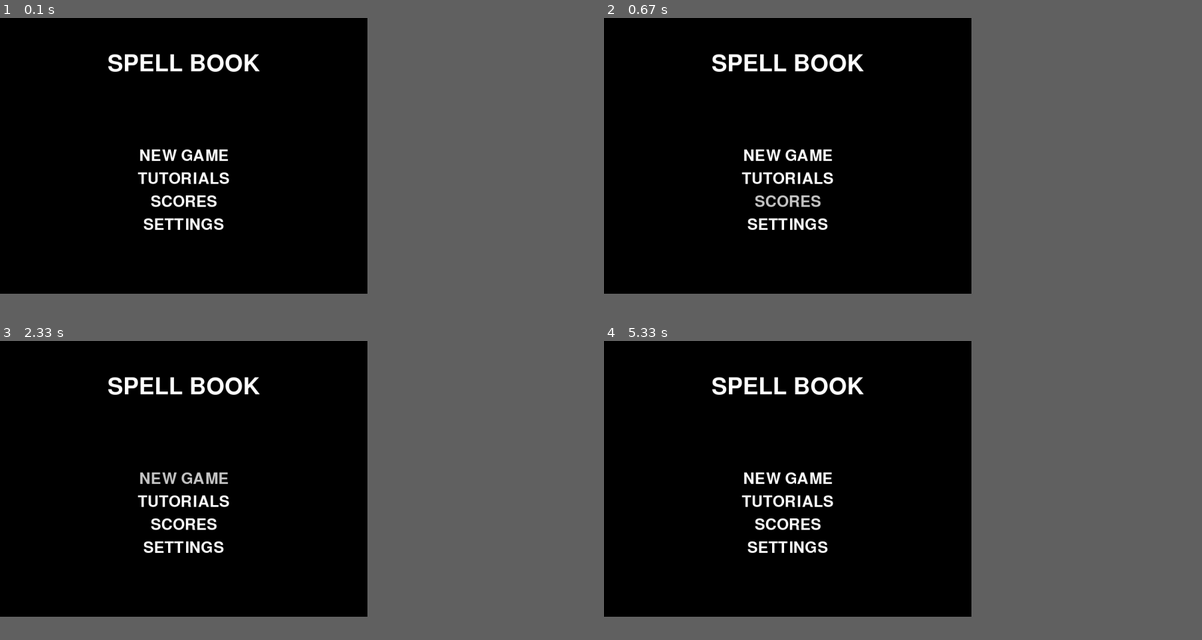
Above: before the commit, frames 1-4 (two rows, left to right).
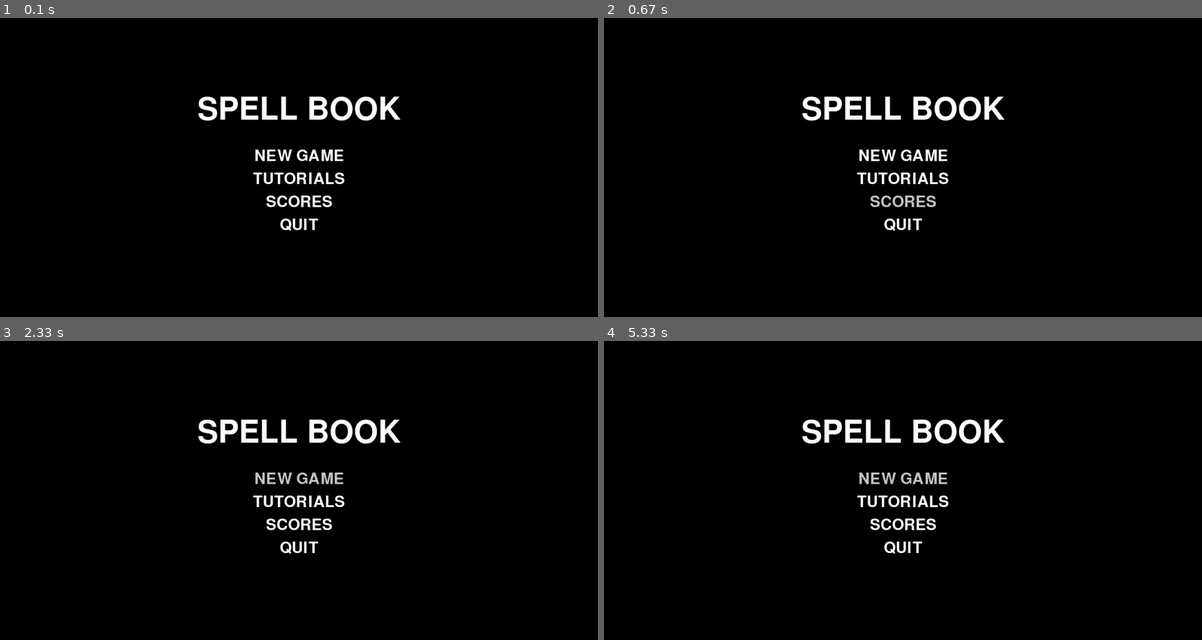
Above: after the commit, the same moments.

Repository: Mallow-Mint/PROG-MIDTERM-GIT-REPOSITORY
Game: pygame game, started from Game Testing/MAP TESTING/Title screen.py
Two runs of this game, one before a commit and one after it. Both use one fixed random seed, a clock stepped at 60 frames per second and the inputs below.
Inputs (mouse positions are in pixels of both pictures, inside the frame that each line leads up to):
- Up to frame 1 (0.1 s): no input
- Up to frame 2 (0.67 s): click "SCORES" at 0.38 s
- Up to frame 3 (2.33 s): click (299, 508) at 0.88 s; click "NEW GAME" at 2.22 s
- Up to frame 4 (5.33 s): click (873, 568) at 2.55 s; click "NEW GAME" at 3.38 s; click (1058, 463) at 3.72 s; click "NEW GAME" at 4.55 s; click (729, 430) at 4.88 s; click (926, 478) at 5.22 s
In our replay, the window is 553x415 before the commit and 900x450 after it. These sizes can differ from the game's own. Grey fills any space a smaller window leaves; there, only what the larger window draws over its background counts as a difference.

The runs differ from the first frame. In frame 1, 4.5% of the frame differs, in the area x 18-67%, y 12-72%; in frame 2, 4.5%; in frame 3, 4.5%; in frame 4, 4.5%.

Commit message:
change screen size

Diff:
--- a/Game Testing/MAP TESTING/Title screen.py
+++ b/Game Testing/MAP TESTING/Title screen.py
@@ -5,7 +5,7 @@
 pygame.init()
 
 # Set up display
-SCREEN = pygame.display.set_mode((800, 600))
+SCREEN = pygame.display.set_mode((1300, 650))
 pygame.display.set_caption("Spell Book")
 
 # Define colors
@@ -55,29 +55,29 @@
         mouse_pos = pygame.mouse.get_pos()
 
         # Title text
-        title_text = get_font(75).render("SPELL BOOK", True, WHITE)
-        title_rect = title_text.get_rect(center=(400, 100))
+        title_text = get_font(100).render("SPELL BOOK", True, WHITE)
+        title_rect = title_text.get_rect(center=(650, 200))
         SCREEN.blit(title_text, title_rect)
 
         # Create buttons
-        start_button = Button((400, 300), "NEW GAME", get_font(50), WHITE, GRAY)
-        tutorial_button = Button((400, 350), "TUTORIALS", get_font(50), WHITE, GRAY)
-        scores_button = Button((400, 400), "SCORES", get_font(50), WHITE, GRAY)
-        settings_button = Button((400, 450), "SETTINGS", get_font(50), WHITE, GRAY)
+        start_button = Button((650, 300), "NEW GAME", get_font(50), WHITE, GRAY)
+        tutorial_button = Button((650, 350), "TUTORIALS", get_font(50), WHITE, GRAY)
+        scores_button = Button((650, 400), "SCORES", get_font(50), WHITE, GRAY)
+        quit_button = Button((650, 450), "QUIT", get_font(50), WHITE, GRAY)
 
 
         # Change button color based on mouse position
         start_button.change_color(mouse_pos)
         tutorial_button.change_color(mouse_pos)
         scores_button.change_color(mouse_pos)
-        settings_button.change_color(mouse_pos)
+        quit_button.change_color(mouse_pos)
 
 
         # Draw buttons
         start_button.draw(SCREEN)
         tutorial_button.draw(SCREEN)
         scores_button.draw(SCREEN)
-        settings_button.draw(SCREEN)
+        quit_button.draw(SCREEN)
 
         for event in pygame.event.get():
             if event.type == pygame.QUIT:
@@ -89,9 +89,10 @@
                 if tutorial_button.check_for_input(mouse_pos):
                     print("Start the tutorial")
                 if scores_button.check_for_input(mouse_pos):
-                    print("Show the scores")
-                if settings_button.check_for_input(mouse_pos):
-                    print("Show the settings")
+                    print("Show scores")
+                if quit_button.check_for_input(mouse_pos):
+                    pygame.quit()
+                    sys.exit()
 
 
         pygame.display.update()
